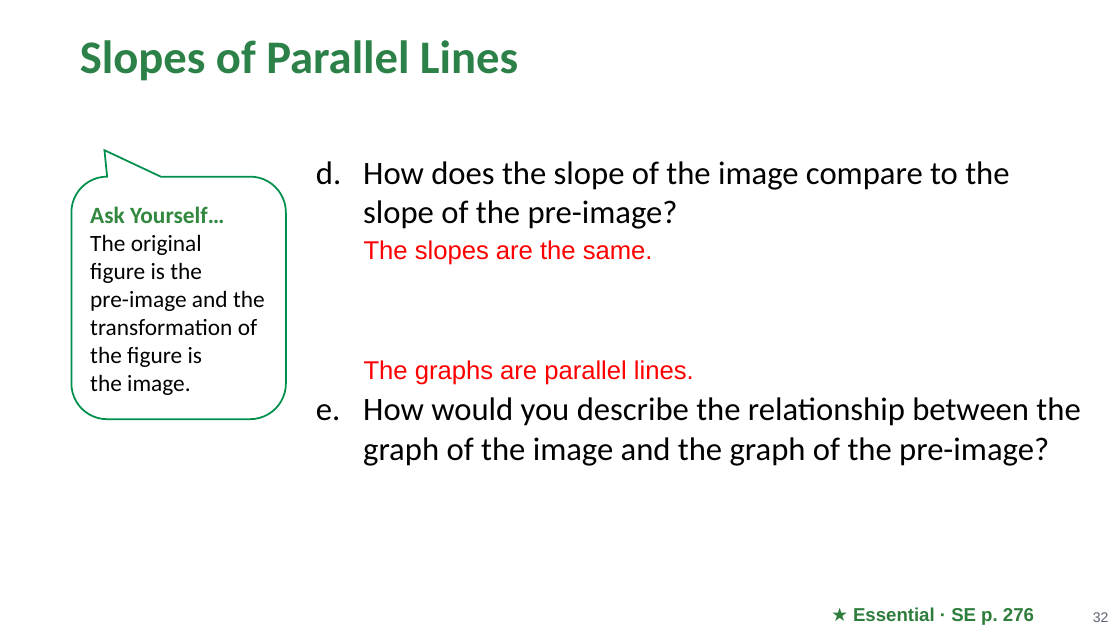
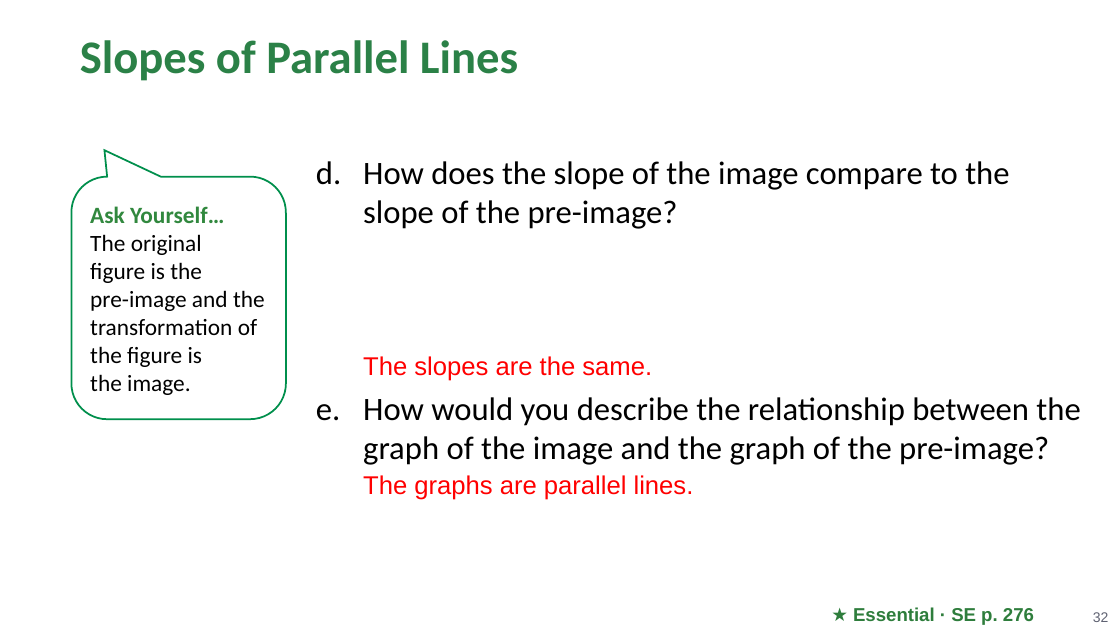
Before and after one commit to Apolloat2022/Algebra1M2U1L4, a slide deck: slide 32 of Module 2 topic 2/BLMathematics_AlgI_M2_T2_L1_LessonSlides_ENG_with_answers.pptx. Drawn at 1120x630 pixels with LibreOffice and Linux fonts; fonts in the diff are those of the drawing; background and template pictures are left out. Boxes give left, top, right and bottom in pixels: in the first picture for what was removed or moved away, otherwise in the second. Text is boxed around its words. In the diff, an @@ line names an element or a change of style, - is before the commit and + after.

```diff
--- a/Module 2 topic 2/BLMathematics_AlgI_M2_T2_L1_LessonSlides_ENG_with_answers.pptx
+++ b/Module 2 topic 2/BLMathematics_AlgI_M2_T2_L1_LessonSlides_ENG_with_answers.pptx
@@ text at box(363, 161, 1080, 465): less space between paragraphs @@
@@ text removed at box(364, 240, 653, 265) @@
-The slopes are the same.
@@ text at box(363, 356, 652, 381): paragraph added @@
+  The slopes are the same.
@@ text removed at box(364, 360, 694, 385) @@
-The graphs are parallel lines.
@@ text at box(363, 475, 694, 500): paragraph added @@
+  The graphs are parallel lines.
```
Also in this commit, not shown: 11 other slides changed, 4 other files.
